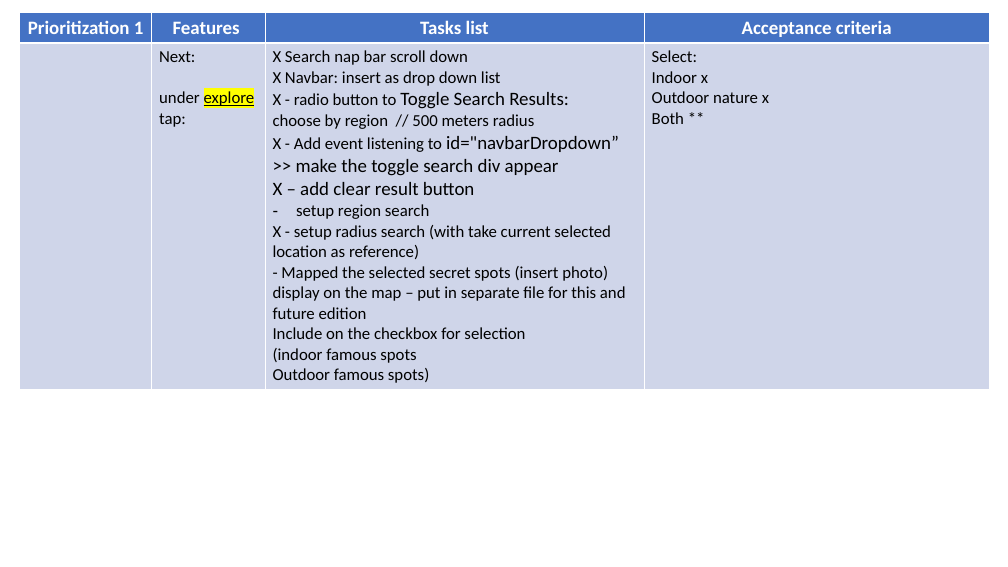
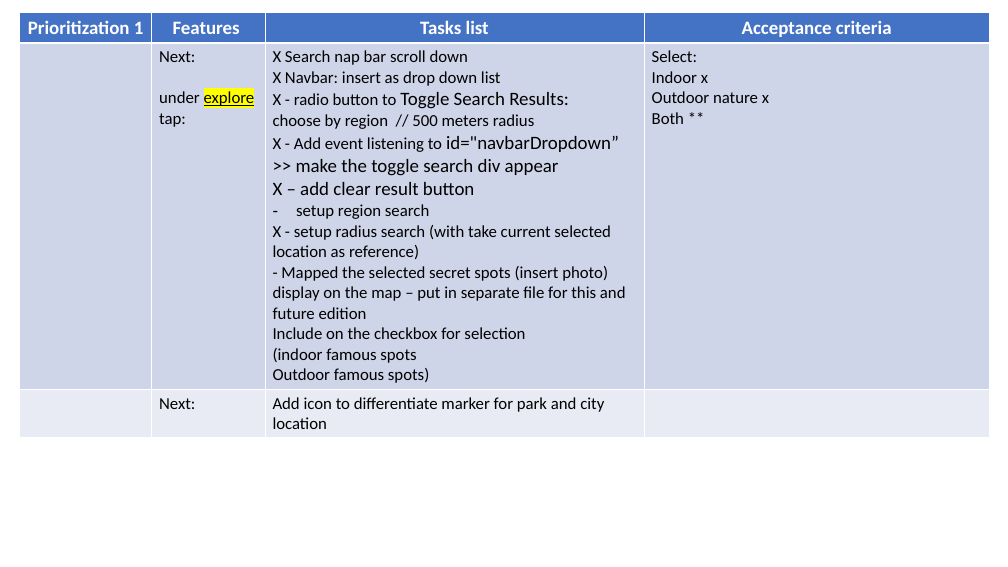
Before and after one commit to annette-p/pre-wedding-photoshoot-locations, a slide deck: slide 9 of wireframe.pptx. Drawn at 1008x567 pixels with LibreOffice and Linux fonts; fonts in the diff are those of the drawing. Boxes give left, top, right and bottom in pixels: in the first picture for what was removed or moved away, otherwise in the second. Text is boxed around its words. In the diff, an @@ line names an element or a change of style, - is before the commit and + after.

Commit message:
create class for common attribute from multiple data sources with different data structure and code refactoring for display results

```diff
--- a/wireframe.pptx
+++ b/wireframe.pptx
@@ table at (x1=20, y1=12, x2=990, y2=433) @@
+row 3:  | Next: | Add icon to differentiate marker for park and city location | 
```
Also in this commit, not shown: 7 other files.
